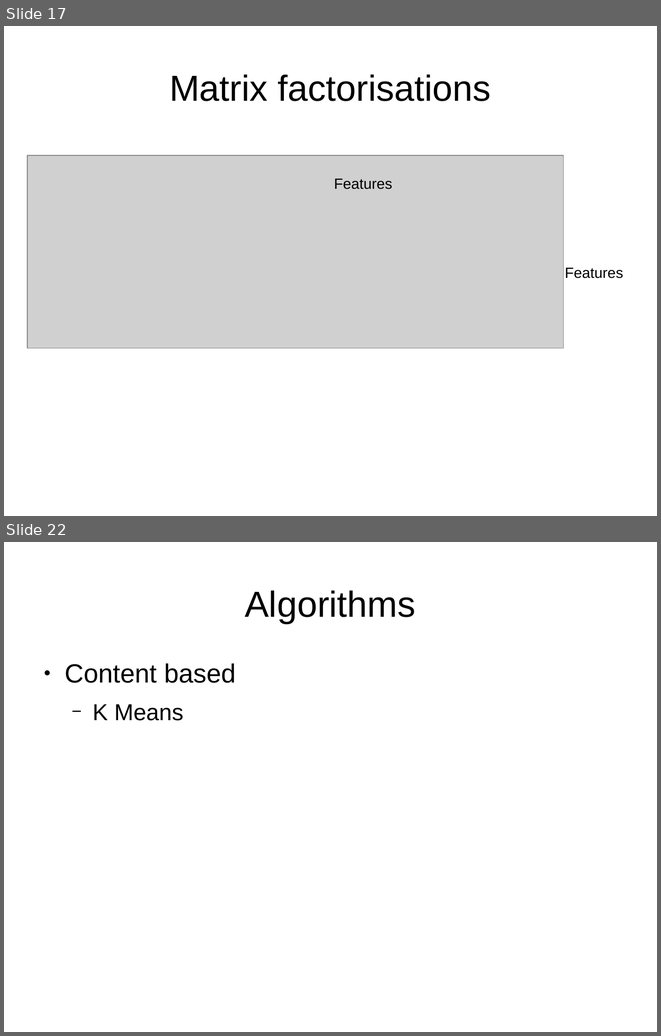
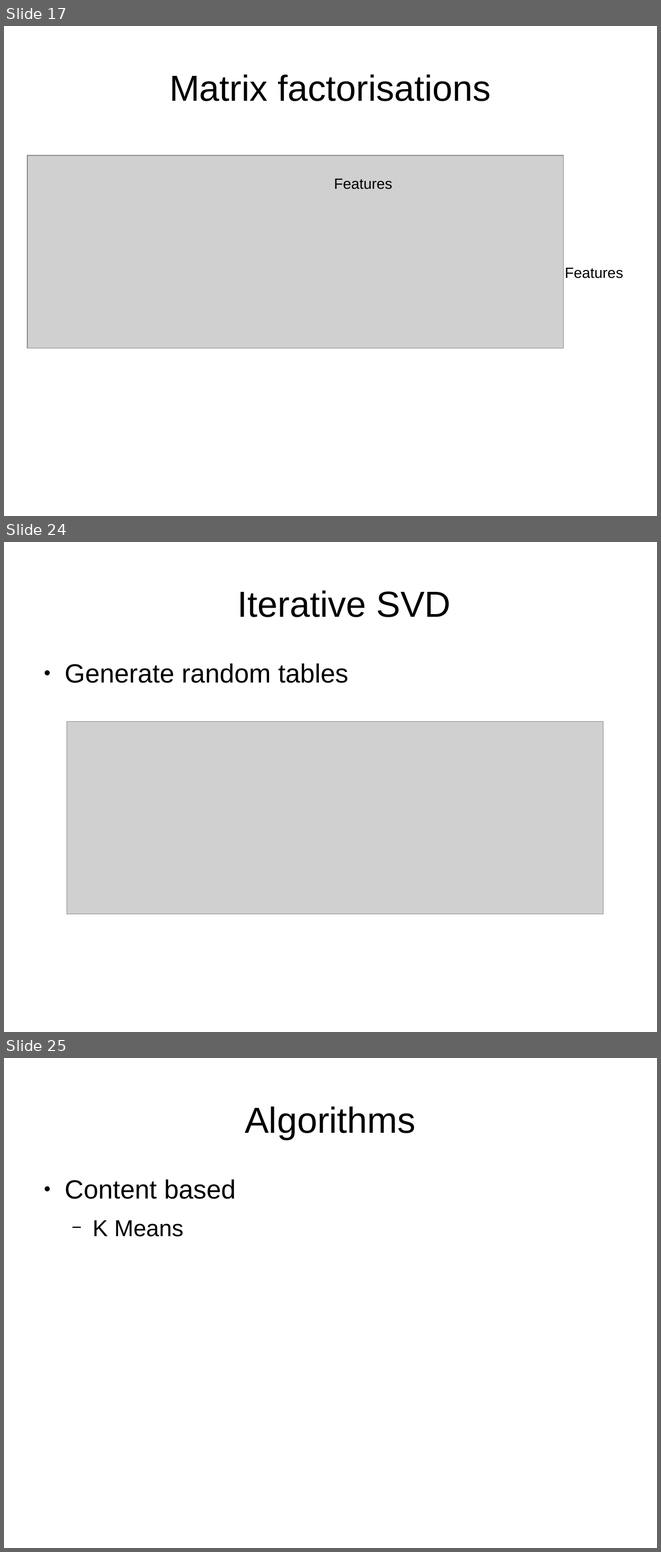
Before and after one commit to DriesSmit/Recommendation-System, a slide deck: Presentation.odp. Shown one above the other, each under a label of ours: slides 17 and 22 before the commit, slides 17, 24 and 25 after it; the slides between them are not shown. The pictures are 661x1036 and 661x1552 pixels, drawn with LibreOffice and Linux fonts; fonts in the diff are those of the drawing; grey boxes stand for pictures. Boxes give left, top, right and bottom in pixels: in the first picture for what was removed or moved away, otherwise in the second. Text is boxed around its words. In the diff, an @@ line names an element or a change of style, - is before the commit and + after.

```diff
--- a/Presentation.odp
+++ b/Presentation.odp
@@ slide 24 added at box(4, 542, 657, 1032), background #FFFFFF @@
@@ title added at box(238, 590, 451, 617), 44 pt, text #000000 @@
+  Iterative SVD
@@ text added at box(64, 663, 348, 683), 32 pt, text #000000 @@
+● Generate random tables
@@ picture added at box(67, 722, 603, 914) @@
@@ what was slide 22 is now slide 25 @@
```
Also in this commit, not shown: 3 slides changed, 10 other slides added, 1 slide removed, 4 other files.
